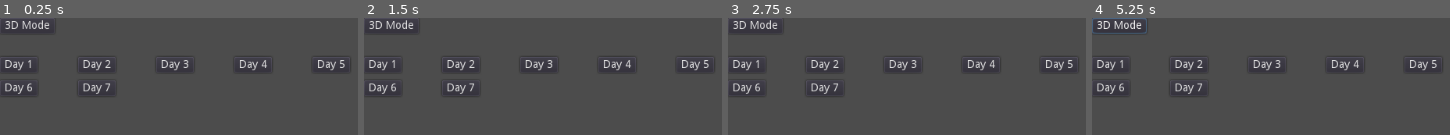
Above: before the commit, frames 1-4 (left to right).
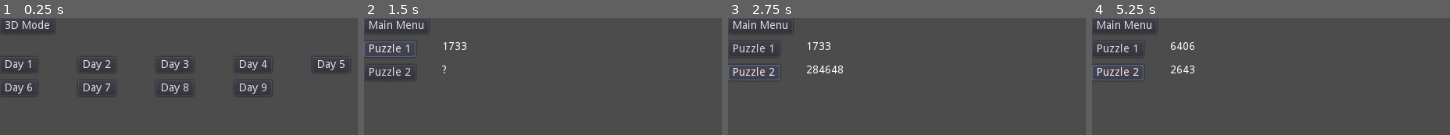
Above: after the commit, the same moments.

Repository: mslinklater/AdventOfCode
Game: Godot game, scene res://scenes/MainMenu.tscn
The game is run twice, just before and just after one commit, with the same random seed, the same clock (stepped at 60 frames per second) and the same inputs.
Inputs (mouse positions are in pixels of both pictures, inside the frame that each line leads up to):
- Up to frame 1 (0.25 s): no input
- Up to frame 2 (1.5 s): click (539, 88) at 0.5 s, where only the run after the commit has a clickable "Day 8"; click (389, 49) at 1.25 s, where only the run after the commit has a clickable "Puzzle 1"
- Up to frame 3 (2.75 s): click (753, 72) at 2 s, where only the run after the commit has a clickable "Puzzle 2"
- Up to frame 4 (5.25 s): click (1124, 26) at 2.75 s, where only the run after the commit has a clickable "Main Menu"; click (1346, 88) at 3.5 s, where only the run after the commit has a clickable "Day 9"; click (1117, 49) at 4.25 s, where only the run after the commit has a clickable "Puzzle 1"; click (1117, 72) at 5 s, where only the run after the commit has a clickable "Puzzle 2"

The runs differ from the first frame. In frame 1, 0.7% of the frame differs, in the area x 44-76%, y 55-66%; in frame 2, 4.0%; in frame 3, 4.3%; in frame 4, 4.5%, in the area x 0-97%, y 0-66%.

Commit message:
day 9

Diff:
--- /dev/null
+++ b/2022/scenes/Day8.tscn
@@ -0,0 +1,41 @@
+[gd_scene load_steps=2 format=2]
+
+[ext_resource path="res://scripts/Day8Controller.gd" type="Script" id=1]
+
+[node name="Node2D" type="Node2D"]
+script = ExtResource( 1 )
+
+[node name="MainMenuButton" type="Button" parent="."]
+margin_right = 12.0
+margin_bottom = 20.0
+text = "Main Menu"
+
+[node name="Puzzle1Button" type="Button" parent="."]
+margin_top = 30.0
+margin_right = 66.0
+margin_bottom = 50.0
+text = "Puzzle 1"
+
+[node name="Puzzle2Button" type="Button" parent="."]
+margin_top = 60.0
+margin_right = 66.0
+margin_bottom = 80.0
+text = "Puzzle 2"
+
+[node name="Puzzle1Label" type="Label" parent="."]
+margin_left = 100.0
+margin_top = 30.0
+margin_right = 200.0
+margin_bottom = 44.0
+text = "?"
+
+[node name="Puzzle2Label" type="Label" parent="."]
+margin_left = 100.0
+margin_top = 60.0
+margin_right = 200.0
+margin_bottom = 74.0
+text = "?"
+
+[connection signal="pressed" from="MainMenuButton" to="." method="_on_MainMenuButton_pressed"]
+[connection signal="pressed" from="Puzzle1Button" to="." method="_on_Puzzle1Button_pressed"]
+[connection signal="pressed" from="Puzzle2Button" to="." method="_on_Puzzle2Button_pressed"]
--- /dev/null
+++ b/2022/scenes/Day9.tscn
@@ -0,0 +1,41 @@
+[gd_scene load_steps=2 format=2]
+
+[ext_resource path="res://scripts/Day9Controller.gd" type="Script" id=1]
+
+[node name="Node2D" type="Node2D"]
+script = ExtResource( 1 )
+
+[node name="MainMenuButton" type="Button" parent="."]
+margin_right = 12.0
+margin_bottom = 20.0
+text = "Main Menu"
+
+[node name="Puzzle1Button" type="Button" parent="."]
+margin_top = 30.0
+margin_right = 66.0
+margin_bottom = 50.0
+text = "Puzzle 1"
+
+[node name="Puzzle2Button" type="Button" parent="."]
+margin_top = 60.0
+margin_right = 66.0
+margin_bottom = 80.0
+text = "Puzzle 2"
+
+[node name="Puzzle1Label" type="Label" parent="."]
+margin_left = 100.0
+margin_top = 30.0
+margin_right = 200.0
+margin_bottom = 44.0
+text = "?"
+
+[node name="Puzzle2Label" type="Label" parent="."]
+margin_left = 100.0
+margin_top = 60.0
+margin_right = 200.0
+margin_bottom = 74.0
+text = "?"
+
+[connection signal="pressed" from="MainMenuButton" to="." method="_on_MainMenuButton_pressed"]
+[connection signal="pressed" from="Puzzle1Button" to="." method="_on_Puzzle1Button_pressed"]
+[connection signal="pressed" from="Puzzle2Button" to="." method="_on_Puzzle2Button_pressed"]
--- a/2022/scenes/MainMenu.tscn
+++ b/2022/scenes/MainMenu.tscn
@@ -52,6 +52,20 @@
 margin_bottom = 100.0
 text = "Day 7"
 
+[node name="Day8Button" type="Button" parent="."]
+margin_left = 200.0
+margin_top = 80.0
+margin_right = 248.0
+margin_bottom = 100.0
+text = "Day 8"
+
+[node name="Day9Button" type="Button" parent="."]
+margin_left = 300.0
+margin_top = 80.0
+margin_right = 348.0
+margin_bottom = 100.0
+text = "Day 9"
+
 [node name="3DModeButton" type="Button" parent="."]
 margin_right = 12.0
 margin_bottom = 20.0
@@ -64,4 +78,6 @@
 [connection signal="pressed" from="Day5Button" to="." method="_on_Day5Button_pressed"]
 [connection signal="pressed" from="Day6Button" to="." method="_on_Day6Button_pressed"]
 [connection signal="pressed" from="Day7Button" to="." method="_on_Day7Button_pressed"]
+[connection signal="pressed" from="Day8Button" to="." method="_on_Day8Button_pressed"]
+[connection signal="pressed" from="Day9Button" to="." method="_on_Day9Button_pressed"]
 [connection signal="pressed" from="3DModeButton" to="." method="_on_3DModeButton_pressed"]
--- /dev/null
+++ b/2022/scripts/Day8Controller.gd
@@ -0,0 +1,116 @@
+extends Node2D
+
+# Answer 1 -
+# Answer 2 -
+
+onready var puzzle1Label: Label = get_node("Puzzle1Label")
+onready var puzzle2Label: Label = get_node("Puzzle2Label")
+
+var test1Answer = 21
+var test2Answer = 8
+
+var testData = []
+var realData = []
+
+# Called when the node enters the scene tree for the first time.
+func _ready():
+	parse_file(testData, 'res://input/day8test.txt')
+	parse_file(realData, 'res://input/day8.txt')
+
+func parse_file(data: Array, filename):
+	var lines = []
+	Utils.load_file_extract_lines(filename, lines)
+	for line in lines:
+		var thisRow = []
+		for i in range(line.length()):
+			thisRow.append(line.substr(i,1))
+		data.append(thisRow)
+
+func test_left(data: Array, x: int, y: int) -> bool:
+	for i in range(x-1, -1, -1):
+		if data[y][i] >= data[y][x]:
+			return true
+	return false
+
+func score_left(data: Array, x: int, y: int) -> int:
+	var score = 0
+	for i in range(x-1, -1, -1):
+		score += 1
+		if data[y][i] >= data[y][x]:
+			return score
+	return score
+
+func test_right(data: Array, x: int, y: int) -> bool:
+	for i in range(x+1, data[0].size(), 1):
+		if data[y][i] >= data[y][x]:
+			return true
+	return false
+
+func score_right(data: Array, x: int, y: int) -> int:
+	var score = 0
+	for i in range(x+1, data[0].size(), 1):
+		score += 1
+		if data[y][i] >= data[y][x]:
+			return score
+	return score
+
+func test_up(data: Array, x: int, y: int) -> bool:
+	for i in range(y-1, -1, -1):
+		if data[i][x] >= data[y][x]:
+			return true
+	return false
+
+func score_up(data: Array, x: int, y: int) -> int:
+	var score = 0
+	for i in range(y-1, -1, -1):
+		score += 1
+		if data[i][x] >= data[y][x]:
+			return score
+	return score
+
+func test_down(data: Array, x: int, y: int) -> bool:
+	for i in range(y+1, data.size(), 1):
+		if data[i][x] >= data[y][x]:
+			return true
+	return false
+
+func score_down(data: Array, x: int, y: int) -> int:
+	var score = 0
+	for i in range(y+1, data.size(), 1):
+		score += 1
+		if data[i][x] >= data[y][x]:
+			return score
+	return score
+
+func doPuzzle1(data: Array) -> int:
+	var visible = 0
+	for y in range(data.size()):
+		for x in range(data[0].size()):
+			var hidden = test_left(data, x, y) and test_right(data, x, y) and test_up(data, x, y) and test_down(data, x, y)
+			if not hidden:
+				visible += 1
+	return visible
+
+func doPuzzle2(data: Array) -> int:
+	var maxScore = 0
+	for y in range(1, data.size()-1):
+		for x in range(1, data[0].size()-1):
+			var score = score_left(data, x, y) * score_right(data, x, y) * score_up(data, x, y) * score_down(data, x, y)
+			if score > maxScore:
+				maxScore = score
+	return maxScore
+
+func _on_MainMenuButton_pressed():
+	get_tree().change_scene("res://scenes/MainMenu.tscn")
+
+func _on_Puzzle1Button_pressed():
+	if doPuzzle1(testData) == test1Answer:
+		puzzle1Label.text = str(doPuzzle1(realData))
+	else:
+		puzzle1Label.text = "FAIL"
+
+func _on_Puzzle2Button_pressed():
+	if doPuzzle2(testData) == test2Answer:
+		puzzle2Label.text = str(doPuzzle2(realData))
+	else:
+		puzzle2Label.text = "FAIL"
--- /dev/null
+++ b/2022/scripts/Day9Controller.gd
@@ -0,0 +1,131 @@
+extends Node2D
+
+# Answer 1 - 6406
+# Answer 2 -
+
+onready var puzzle1Label: Label = get_node("Puzzle1Label")
+onready var puzzle2Label: Label = get_node("Puzzle2Label")
+
+var test1Answer = 13
+var test2Answer = 36
+
+enum Direction {UP, DOWN, LEFT, RIGHT}
+
+var moveSet = [
+	[[1,1],		[1,1],		[0,1],		[-1,1],		[-1,1]],
+	[[1,1],		[0,0],		[0,0],		[0,0],		[-1,1]],
+	[[1,0],		[0,0],		[0,0],		[0,0],		[-1,0]],
+	[[1,-1],	[0,0],		[0,0],		[0,0],		[-1,-1]],
+	[[1,-1],	[1,-1],		[0,-1],		[-1,-1],	[-1,-1]]
+]
+
+class Move:
+	var direction
+	var count: int
+
+var testData = []
+var test2Data = []
+var realData = []
+
+func _ready():
+	parse_file(testData, 'res://input/day9test.txt')
+	parse_file(test2Data, 'res://input/day9test2.txt')
+	parse_file(realData, 'res://input/day9.txt')
+
+func parse_file(data: Array, filename):
+	var lines = []
+	Utils.load_file_extract_lines(filename, lines)
+	for line in lines:
+		var parts = line.split(" ")
+		var move = Move.new()
+		match parts[0]:
+			"U":
+				move.direction = Direction.UP
+			"D":
+				move.direction = Direction.DOWN
+			"L":
+				move.direction = Direction.LEFT
+			"R":
+				move.direction = Direction.RIGHT
+		move.count = int(parts[1])
+		data.append(move)
+
+func follow(head: Array, tail: Array):
+	var thisMove = moveSet[tail[1]-head[1]+2][tail[0]-head[0]+2]
+	tail[0] += thisMove[0]
+	tail[1] += thisMove[1]
+
+func doPuzzle1(data: Array) -> int:
+	var head = [0,0]
+	var tail = [0,0]
+	var map = {"0,0": true}
+	for move in data:
+		match move.direction:
+			Direction.UP:
+				for i in range(move.count):
+					head[1] -= 1
+					follow(head, tail)
+					map[str(tail[0])+","+str(tail[1])] = true
+			Direction.DOWN:
+				for i in range(move.count):
+					head[1] += 1
+					follow(head, tail)
+					map[str(tail[0])+","+str(tail[1])] = true
+			Direction.LEFT:
+				for i in range(move.count):
+					head[0] -= 1
+					follow(head, tail)
+					map[str(tail[0])+","+str(tail[1])] = true
+			Direction.RIGHT:
+				for i in range(move.count):
+					head[0] += 1
+					follow(head, tail)
+					map[str(tail[0])+","+str(tail[1])] = true
+	return map.size()
+
+func doPuzzle2(data: Array) -> int:
+	var rope = [[0,0],[0,0],[0,0],[0,0],[0,0],[0,0],[0,0],[0,0],[0,0],[0,0]]
+	var map = {"0,0": true}
+	for move in data:
+		match move.direction:
+			Direction.UP:
+				for i in range(move.count):
+					rope[0][1] -= 1
+					for sec in range(rope.size()-1):
+						follow(rope[sec], rope[sec+1])
+					map[str(rope[9][0])+","+str(rope[9][1])] = true
+			Direction.DOWN:
+				for i in range(move.count):
+					rope[0][1] += 1
+					for sec in range(rope.size()-1):
+						follow(rope[sec], rope[sec+1])
+					map[str(rope[9][0])+","+str(rope[9][1])] = true
+			Direction.LEFT:
+				for i in range(move.count):
+					rope[0][0] -= 1
+					for sec in range(rope.size()-1):
+						follow(rope[sec], rope[sec+1])
+					map[str(rope[9][0])+","+str(rope[9][1])] = true
+			Direction.RIGHT:
+				for i in range(move.count):
+					rope[0][0] += 1
+					for sec in range(rope.size()-1):
+						follow(rope[sec], rope[sec+1])
+					map[str(rope[9][0])+","+str(rope[9][1])] = true
+	return map.size()
+
+func _on_MainMenuButton_pressed():
+	get_tree().change_scene("res://scenes/MainMenu.tscn")
+
+func _on_Puzzle1Button_pressed():
+	if doPuzzle1(testData) == test1Answer:
+		puzzle1Label.text = str(doPuzzle1(realData))
+	else:
+		puzzle1Label.text = "FAIL"
+
+
+func _on_Puzzle2Button_pressed():
+	if doPuzzle2(test2Data) == test2Answer:
+		puzzle2Label.text = str(doPuzzle2(realData))
+	else:
+		puzzle2Label.text = "FAIL"
--- a/2022/scripts/MainMenuController.gd
+++ b/2022/scripts/MainMenuController.gd
@@ -26,3 +26,9 @@
 
 func _on_Day7Button_pressed():
 	get_tree().change_scene("res://scenes/Day7.tscn")
+
+func _on_Day8Button_pressed():
+	get_tree().change_scene("res://scenes/Day8.tscn")
+
+func _on_Day9Button_pressed():
+	get_tree().change_scene("res://scenes/Day9.tscn")
Not shown, changed: 2022/input/day8.txt
Not shown, added: 2022/input/day9.txt
Not shown, added: 2022/input/day9test.txt
Not shown, added: 2022/input/day9test2.txt
